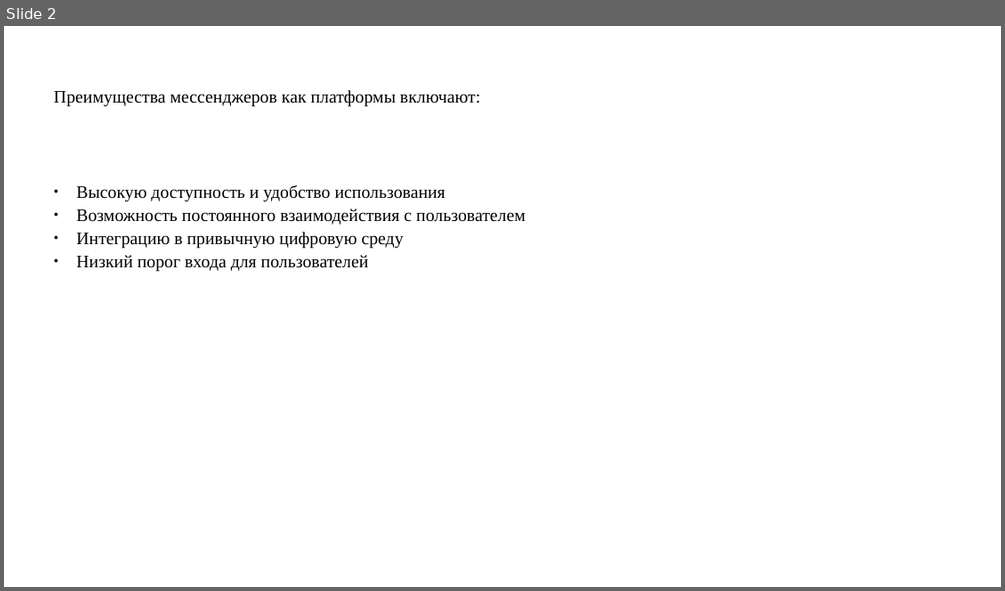
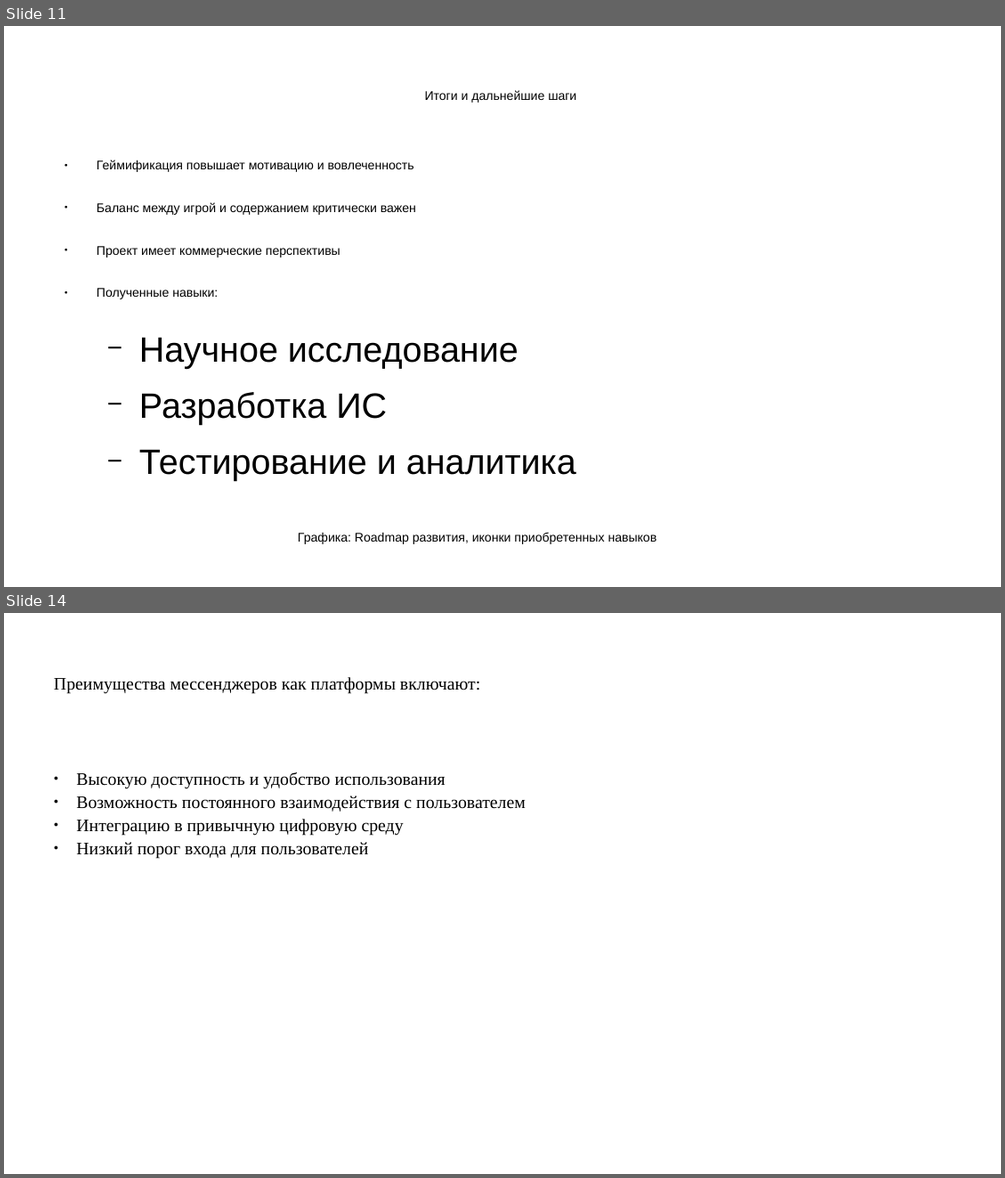
Before and after one commit to pagamov/pagamov_bot, a slide deck: docs/Гамов_Презентация Отчет НИР_26.pptx. Shown one above the other, each under a label of ours: slide 2 before the commit, slides 11 and 14 after it; the slides between them are not shown. The pictures are 1005x591 and 1005x1178 pixels, drawn with LibreOffice and Linux fonts; fonts in the diff are those of the drawing. Boxes give left, top, right and bottom in pixels: in the first picture for what was removed or moved away, otherwise in the second. Text is boxed around its words. In the diff, an @@ line names an element or a change of style, - is before the commit and + after.

```diff
--- a/docs/Гамов_Презентация Отчет НИР_26.pptx
+++ b/docs/Гамов_Презентация Отчет НИР_26.pptx
@@ slide 11 added at (4, 26, 1001, 587), background #FFFFFF @@
@@ title added at (425, 90, 576, 103), 10 pt, text #000000 @@
+Итоги и дальнейшие шаги
@@ text added at (97, 160, 576, 481), 10 pt, text #000000 @@
+● Геймификация повышает мотивацию и вовлеченность
+● Баланс между игрой и содержанием критически важен
+● Проект имеет коммерческие перспективы
+● Полученные навыки:
+  − Научное исследование
+  − Разработка ИС
+  − Тестирование и аналитика
@@ text added at (298, 532, 657, 544), 10 pt, text #000000 @@
+Графика: Roadmap развития, иконки приобретенных навыков
@@ what was slide 2 is now slide 14 @@
```
Also in this commit, not shown: 12 other slides added, 1 slide removed, 3 other files.
